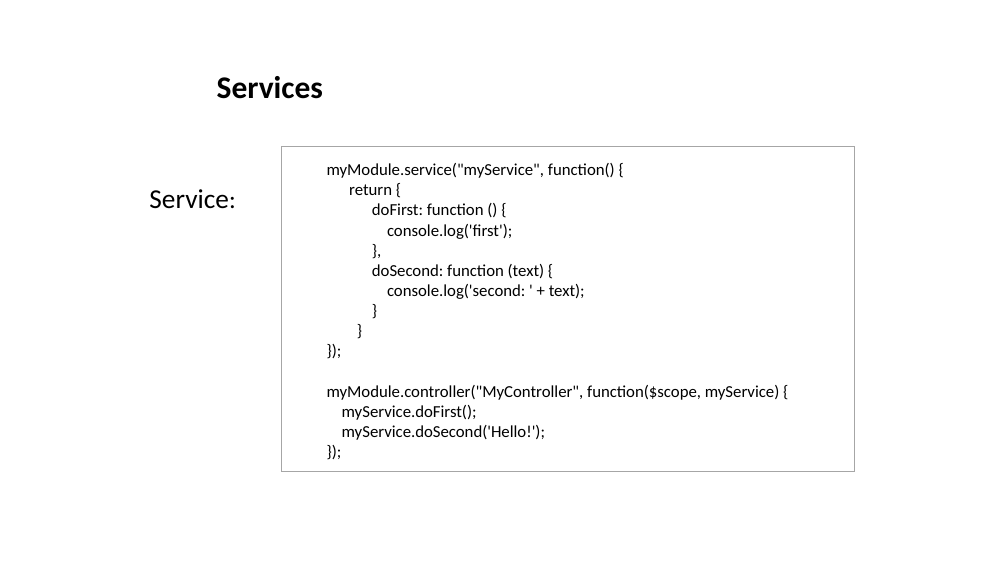
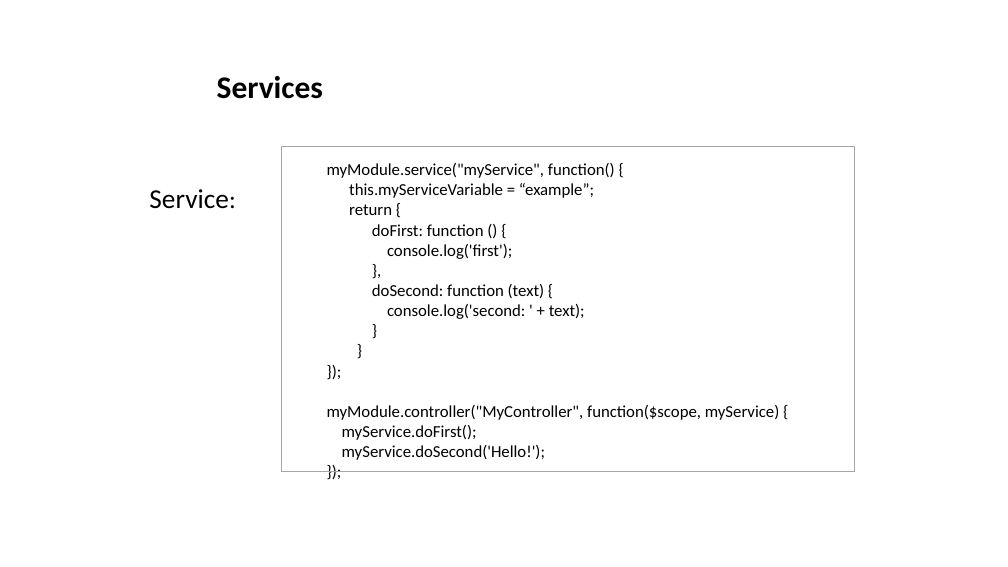
Before and after one commit to andreiapostol/FrontendDocs, a slide deck: slide 12 of Day3/Presentation 3.pptx. Drawn at 1008x567 pixels with LibreOffice and Linux fonts; fonts in the diff are those of the drawing; background and template pictures are left out. Boxes give left, top, right and bottom in pixels: in the first picture for what was removed or moved away, otherwise in the second. Text is boxed around its words. In the diff, an @@ line names an element or a change of style, - is before the commit and + after.

```diff
--- a/Day3/Presentation 3.pptx
+++ b/Day3/Presentation 3.pptx
@@ text at (349, 183, 594, 198): paragraph added @@
+this.myServiceVariable = “example”;
```
Also in this commit, not shown: 1 other slide changed.
